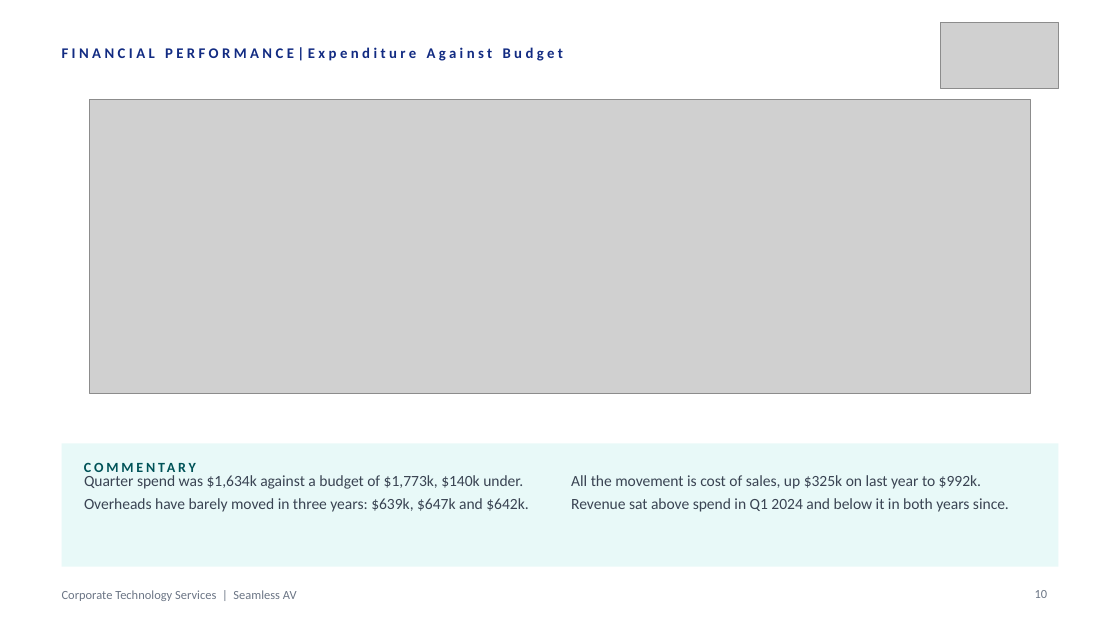
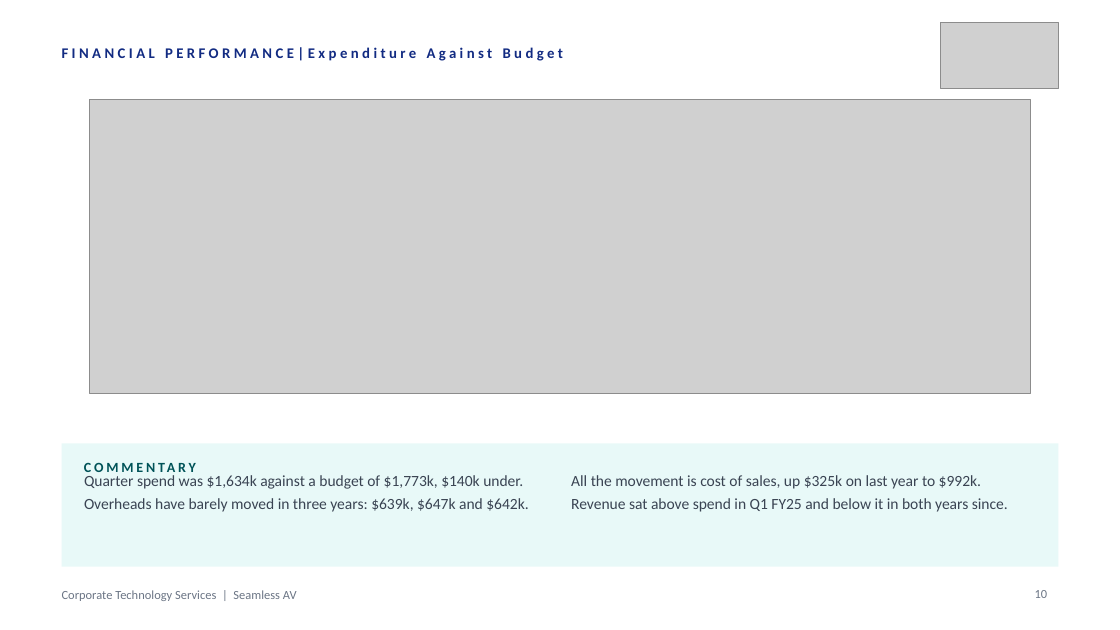
Before and after one commit to WesleyNelson-O33/Claude, a slide deck: slide 10 of deck/CTS Quarterly Business Review - Q1 FY2027.pptx. Drawn at 1120x630 pixels with LibreOffice and Linux fonts; fonts in the diff are those of the drawing; grey boxes stand for pictures. Boxes give left, top, right and bottom in pixels: in the first picture for what was removed or moved away, otherwise in the second. Text is boxed around its words. In the diff, an @@ line names an element or a change of style, - is before the commit and + after.

```diff
--- a/deck/CTS Quarterly Business Review - Q1 FY2027.pptx
+++ b/deck/CTS Quarterly Business Review - Q1 FY2027.pptx
@@ text at bbox=[571, 498, 1008, 512]: text changed @@
-Revenue sat above spend in Q1 2024 and below it in both years since.
+Revenue sat above spend in Q1 FY25 and below it in both years since.
```
Also in this commit, not shown: 2 slides added, 1 slide removed, 10 other files.
